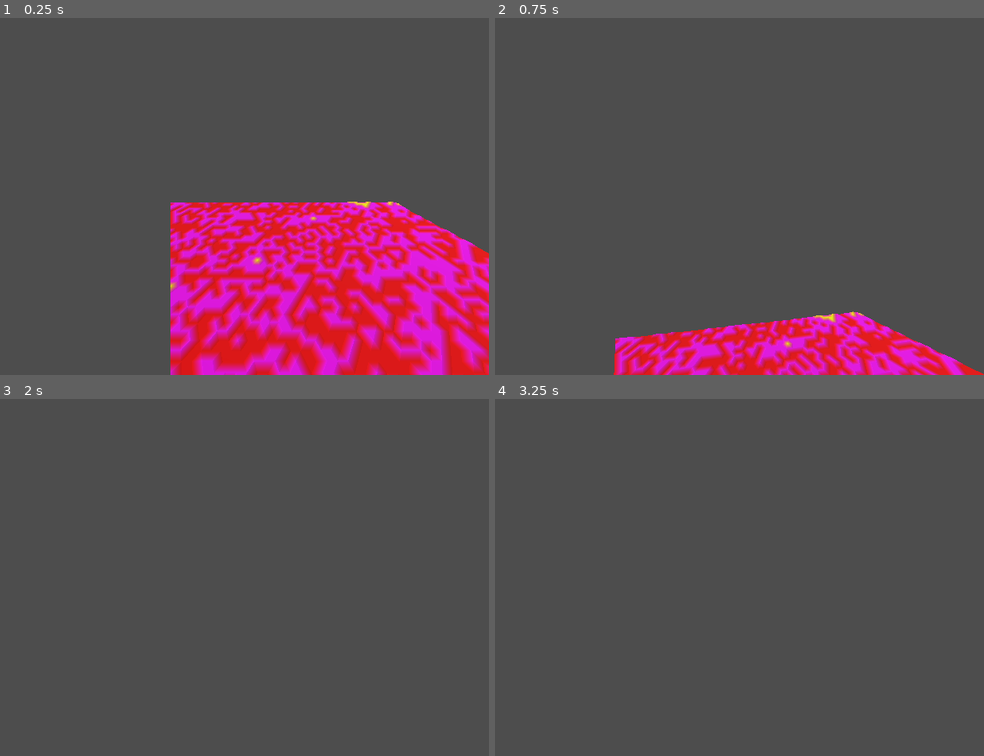
Above: before the commit, frames 1-4 (two rows, left to right).
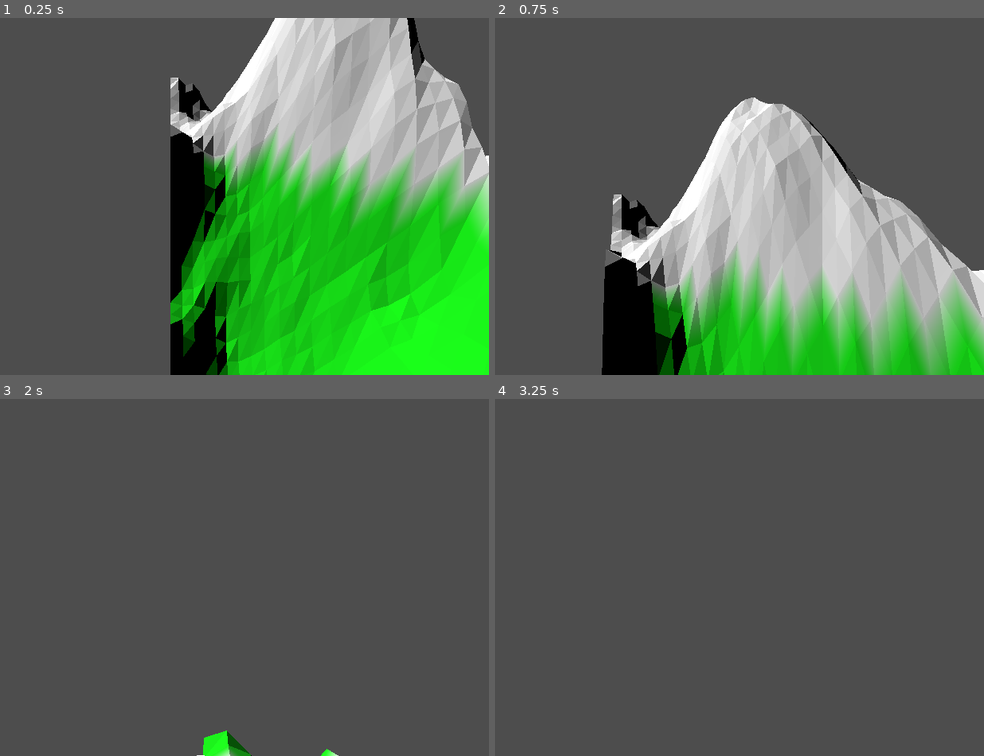
Above: after the commit, the same moments.

Repository: Lion4567714/prodecural_terrain_generation
Game: Godot game, scene res://test_scene.tscn
The game is run twice, just before and just after one commit, with the same random seed, the same clock (stepped at 60 frames per second) and the same inputs.
Inputs (mouse positions are in pixels of both pictures, inside the frame that each line leads up to):
- Up to frame 1 (0.25 s): no input
- Up to frame 2 (0.75 s): tap Enter at 0.5 s; move the mouse to (700, 196) at 0.52 s; hold Up (ui_up) from 0.53 s (still down); hold R from 0.53 s (still down)
- Up to frame 3 (2 s): keep holding Up (ui_up); move the mouse to (136, 577) at 1.27 s; release R at 1.28 s; tap R at 1.35 s
- Up to frame 4 (3.25 s): keep holding Up (ui_up); move the mouse to (680, 570) at 2.02 s; hold R 2.03-2.78 s; tap Space at 2.75 s; move the mouse to (656, 584) at 2.77 s; tap R at 2.85 s

The runs differ from the first frame. In frame 1, 58% of the frame differs, in the area x 34-100%, y 0-100%; in frame 2, 42%; in frame 3, 0.5%; in frame 4, nothing differs.

Commit message:
better biomes and smoothing

Diff:
--- a/scripts/generator.gd
+++ b/scripts/generator.gd
@@ -1,7 +1,7 @@
 extends MeshInstance3D
 
-const WIDTH = 50
-const HEIGHT = 50
+const WIDTH = 100
+const HEIGHT = 100
 const CELL_SIZE = 2.0
 #const CON_KERNEL = [[-1, -1, -1],
 #					[-1,  8, -1],
@@ -20,16 +20,20 @@
 #					[0, 0, -1, 0, 0],
 #					[0, 0, -1, 0, 0]]
 const FEATURE_SENSITIVITY = 0.5
-const BIOME_BLEND = 3
-
+const BIOME_BLEND = 5
+
+const HAMMING = [0, 1, 1, 2, 1, 2, 2, 3, 1, 2, 2, 3, 2, 3, 3, 4, 1, 2, 2, 3, 2, 3, 3, 4, 2, 3, 3, 4, 3, 4, 4, 5]
 const BIOME = {
 	HIGH_MOUNTAINS = 0b00001,
 	MOUNTAINS = 0b00010,
 	PLAINS = 0b00100,
-	OCEANS = 0b01000,
-	DEEP_OCEANS = 0b10000
+	BEACHS = 0b01000,
+	OCEANS = 0b10000
 }
-const HAMMING = [0, 1, 1, 2, 1, 2, 2, 3, 1, 2, 2, 3, 2, 3, 3, 4, 1, 2, 2, 3, 2, 3, 3, 4, 2, 3, 3, 4, 3, 4, 4, 5]
+const SNOW = Color(255, 255, 255, 1)
+const GRASS = Color(0, 255, 0, 1)
+const SAND = Color(255, 240, 0, 1)
+const WATER = Color(0, 0, 255, 1)
 
 var last_update_time
 var biome_map
@@ -41,21 +45,37 @@
 
 # Called when the node enters the scene tree for the first time.
 func _ready():
-	last_update_time = Time.get_ticks_msec()
-
-	print_status("Generating biome map")
-	biome_map = generate_biome_map()
-
-	print_status("Generating grid")
+	generate_mesh()
+
+
+# Called every frame. 'delta' is the elapsed time since the previous frame.
+func _process(_delta):
+	pass
+
+
+func _input(_event):
+	if Input.is_key_pressed(KEY_R):
+		generate_mesh()
+
+
+func generate_mesh():
+	print("-----")
+	print("Starting new mesh generation...")
+	last_update_time = Time.get_ticks_usec()	# Reset timer for new mesh generation
+
+	#biome_map = generate_biome_map()
+	biome_map = generate_biome_map_test()
+	print_status("Generated biome map")
+
 	var my_mesh = generate_grid()
-
-	print_status("Creating MeshDataTool from surface")
+	print_status("Generated grid")
+
 	var mdt = MeshDataTool.new()
 	if not mdt.create_from_surface(my_mesh, 0) == OK:
 		print("ERROR: create_from_surface()")
 		return
-
-	print_status("Adding randomization")
+	print_status("Created MeshDataTool from surface")
+
 	noise = FastNoiseLite.new()
 	noise.set_noise_type(FastNoiseLite.TYPE_PERLIN)
 	noise.set_seed(Time.get_datetime_dict_from_system().second)
@@ -66,9 +86,9 @@
 		col.resize(WIDTH + 1)
 		height_map.append(col)
 		for y in range(HEIGHT + 1):
-			height_map[x][y] = random_height(x, y)
-
-	print_status("Generating feature map and smoothing")
+			height_map[x][y] = random_height(x, y, biome_map[x][y])
+	print_status("Added randomization")
+
 	var sum = 0
 	for x in range(CON_KERNEL.size()):
 		for y in range(CON_KERNEL.size()):
@@ -77,18 +97,19 @@
 	feature_threshold = sum * FEATURE_SENSITIVITY
 
 	generate_feature_map()
+	blend_biomes(BIOME_BLEND)
 	#smooth_height_map()
-
-	# Apply noise to all vertices
-	var mesh_vertices = PackedVector3Array()
+	print_status("Generated feature map and smoothing")
+
+	var color_map = generate_colors()
+	print_status("Generated color map")
+
+	# Apply heightmap to mesh
 	for i in range(mdt.get_vertex_count()):
-		mesh_vertices.append(mdt.get_vertex(i))
-
-		mesh_vertices[i][1] = height_map[i / (WIDTH + 1)][i % (WIDTH + 1)]
-
-		mdt.set_vertex(i, mesh_vertices[i])
-
-	print_status("Generating ArrayMesh")
+		var vertex: Vector3 = mdt.get_vertex(i)
+		vertex[1] = height_map[i / (WIDTH + 1)][i % (WIDTH + 1)]
+		mdt.set_vertex(i, vertex)
+
 	var vertices = PackedVector3Array()
 	var normals = PackedVector3Array()
 	var colors = PackedColorArray()
@@ -98,29 +119,12 @@
 		var normal = mdt.get_face_normal(face)
 		for vertex in range(0, 3):
 			var faceVertex = mdt.get_face_vertex(face, vertex)
+			var x = (int)(mdt.get_vertex(faceVertex)[2] / CELL_SIZE)
+			var y = (int)(mdt.get_vertex(faceVertex)[0] / CELL_SIZE)
+
 			vertices.push_back(mdt.get_vertex(faceVertex))
 			uvs.push_back(mdt.get_vertex_uv(faceVertex))
-
-			if mdt.get_vertex(faceVertex)[1] == 0:
-				colors.push_back(Color(255, 0, 0, 1))
-			if mdt.get_vertex(faceVertex)[1] == 0.25:
-				colors.push_back(Color(255, 0, 255, 1))
-			if mdt.get_vertex(faceVertex)[1] == 0.5:
-				colors.push_back(Color(255, 255, 0, 1))
-			if mdt.get_vertex(faceVertex)[1] == 0.75:
-				colors.push_back(Color(0, 255, 0, 1))
-			if mdt.get_vertex(faceVertex)[1] == 1:
-				colors.push_back(Color(0, 0, 255, 1))
-
-			#if feature_map[(int)(mdt.get_vertex(faceVertex)[2] / CELL_SIZE)][(int)(mdt.get_vertex(faceVertex)[0] / CELL_SIZE)] > feature_threshold:
-			#	colors.push_back(Color(128, 0, 128, 1))
-			#elif mdt.get_vertex(faceVertex)[1] > 20:
-			#	colors.push_back(Color(255, 255, 255, 1))
-			#elif mdt.get_vertex(faceVertex)[1] <= -20:
-			#	colors.push_back(Color(0, 0, 255, 1))
-			#else:
-			#	colors.push_back(Color(0, 255, 0, 1))
-
+			colors.push_back(color_map[x][y])
 			normals.push_back(normal)
 
 	var arrays = []
@@ -134,24 +138,17 @@
 	arr_mesh.add_surface_from_arrays(Mesh.PRIMITIVE_TRIANGLES, arrays)
 
 	self.mesh = arr_mesh
-
-	print_status("Fixing material")
-	var mat = StandardMaterial3D.new();
+	print_status("Generated final mesh")
+
+	var mat = StandardMaterial3D.new()
 	mat.vertex_color_use_as_albedo = true
 	mesh.surface_set_material(0, mat)
-
 	print_status("Done")
 
-	return
-
-
-# Called every frame. 'delta' is the elapsed time since the previous frame.
-func _process(_delta):
-	pass
-
 
 func print_status(message):
-	print("(", (float)(Time.get_ticks_usec() - last_update_time) / 1_000_000, " secs) ", message)
+	var string = "(%6.3f secs) %s"
+	print(string % [(float)(Time.get_ticks_usec() - last_update_time) / 1_000_000, message])
 	last_update_time = Time.get_ticks_usec()
 
 
@@ -297,26 +294,43 @@
 	return map
 
 
-func random_height(x, y):
+func generate_biome_map_test():
+	var map = []
+	for x in range(WIDTH + 1):
+		var col = []
+		col.resize(HEIGHT + 1)
+		map.append(col)
+		for y in range(HEIGHT + 1):
+			if y < 1 * (HEIGHT + 1) / BIOME.size():
+				map[x][y] = BIOME.values()[0]
+			elif y < 2 * (HEIGHT + 1) / BIOME.size():
+				map[x][y] = BIOME.values()[1]
+			elif y < 3 * (HEIGHT + 1) / BIOME.size():
+				map[x][y] = BIOME.values()[2]
+			elif y < 4 * (HEIGHT + 1) / BIOME.size():
+				map[x][y] = BIOME.values()[3]
+			elif y < 5 * (HEIGHT + 1) / BIOME.size():
+				map[x][y] = BIOME.values()[4]
+	return map
+
+
+func random_height(x, y, biome):
 	var height = 0
 
-	match biome_map[x][y]:
+	match biome:
 		BIOME.HIGH_MOUNTAINS:
-			height = 1
+			height = 30 + 150 * noise.get_noise_2d(3 * x, 3 * y)
 		BIOME.MOUNTAINS:
-			height = 0.75
-			#height = 100 * noise.get_noise_2d(x, y) + 5
+			height = 20 + 100 * noise.get_noise_2d(1.5 * x, 1.5 * y)
 		BIOME.PLAINS:
-			height = 0.5
-			#height = 50 * noise.get_noise_2d(x, y)
+			height = 10 + 50 * noise.get_noise_2d(x, y)
+		BIOME.BEACHS:
+			height = 5 + 12 * noise.get_noise_2d(15 * x, y)
 		BIOME.OCEANS:
-			height = 0.25
-			#height = 10 * noise.get_noise_2d(x, y) - 5
-		BIOME.DEEP_OCEANS:
-			height = 0
-
-	if height < -20:
-		height = -20
+			height = -3 + 5 * noise.get_noise_2d(10 * x, 5 * y)
+
+	if height < 0:
+		height = 0
 
 	return height
 
@@ -343,6 +357,45 @@
 				sum += kernel[x - i + kernel_width][y - j + kernel_width] * height_map[i][j]
 
 	return sum
+
+
+func blend_biomes(radius: int) -> void:
+	var new_height_map = []
+	for x in range(WIDTH + 1):
+		var col = []
+		col.resize(HEIGHT + 1)
+		new_height_map.append(col)
+
+	for x0 in range(1, WIDTH):
+		for y0 in range(1, HEIGHT):
+			var num = 0
+			var sum = 0
+
+			for x1 in range(x0 - radius, x0 + radius + 1):
+				for y1 in range(y0 - radius, y0 + radius + 1):
+					if x1 < 0 || y1 < 0 || x1 > WIDTH || y1 > HEIGHT:
+						continue
+					var dist = abs(x0 - x1) + abs(y0 - y1)
+					if dist > radius:
+						continue
+					num += 1
+					sum += height_map[x1][y1]
+
+			var mean = sum / num
+
+			for x1 in range(x0 - radius, x0 + radius + 1):
+				for y1 in range(y0 - radius, y0 + radius + 1):
+					if x1 < 0 || y1 < 0 || x1 > WIDTH || y1 > HEIGHT:
+						continue
+					var dist = abs(x0 - x1) + abs(y0 - y1)
+					if dist > radius:
+						continue
+					new_height_map[x1][y1] = mean + (height_map[x1][y1] - height_map[x0][y1]) * pow(0.75, dist)
+
+	for x in range(WIDTH + 1):
+		for y in range(HEIGHT + 1):
+			if new_height_map[x][y] != null:
+				height_map[x][y] = new_height_map[x][y]
 
 
 func smooth_height_map():
@@ -401,3 +454,37 @@
 			else:
 				var z_score = (height_map[i][j] - mean) / std_dev
 				new_height_map[i][j] -= std_dev * tanh(z_score / 4)
+
+
+func generate_colors():
+	var color_map = []
+
+	for x in range(WIDTH + 1):
+		var col = []
+		col.resize(HEIGHT + 1)
+		color_map.append(col)
+
+		for y in range(HEIGHT + 1):
+			if height_map[x][y] > 35:
+				color_map[x][y] = SNOW
+			elif biome_map[x][y] == BIOME.BEACHS:
+				color_map[x][y] = SAND
+			elif height_map[x][y] > 0 && biome_map[x][y] == BIOME.OCEANS:
+				color_map[x][y] = SAND
+			elif height_map[x][y] == 0:
+				color_map[x][y] = WATER
+			else:
+				color_map[x][y] = GRASS
+
+			#if mdt.get_vertex(faceVertex)[1] == 0:
+			#	colors.push_back(Color(255, 0, 0, 1))
+			#if mdt.get_vertex(faceVertex)[1] == 0.25:
+			#	colors.push_back(Color(255, 0, 255, 1))
+			#if mdt.get_vertex(faceVertex)[1] == 0.5:
+			#	colors.push_back(Color(255, 255, 0, 1))
+			#if mdt.get_vertex(faceVertex)[1] == 0.75:
+			#	colors.push_back(Color(0, 255, 0, 1))
+			#if mdt.get_vertex(faceVertex)[1] == 1:
+			#	colors.push_back(Color(0, 0, 255, 1))
+
+	return color_map
